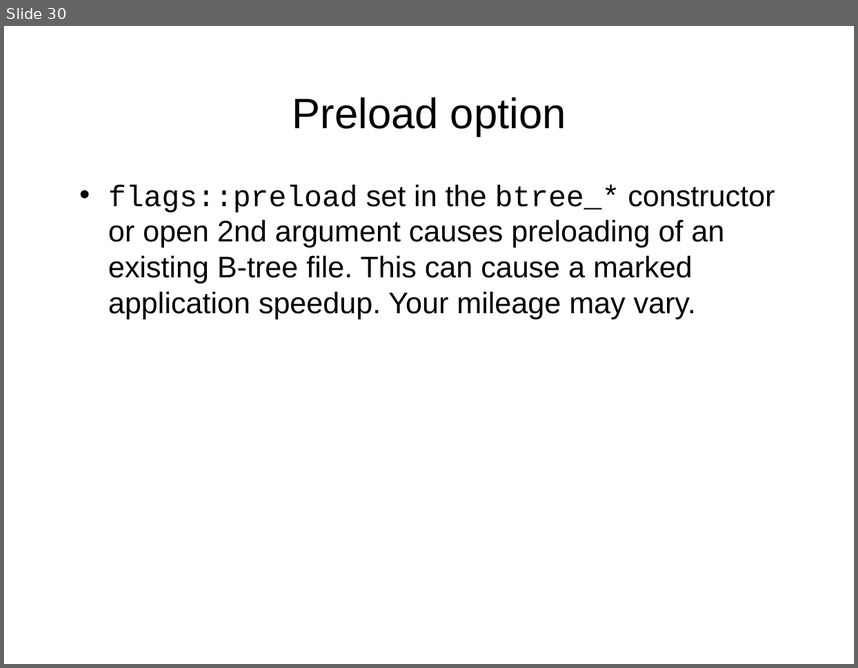
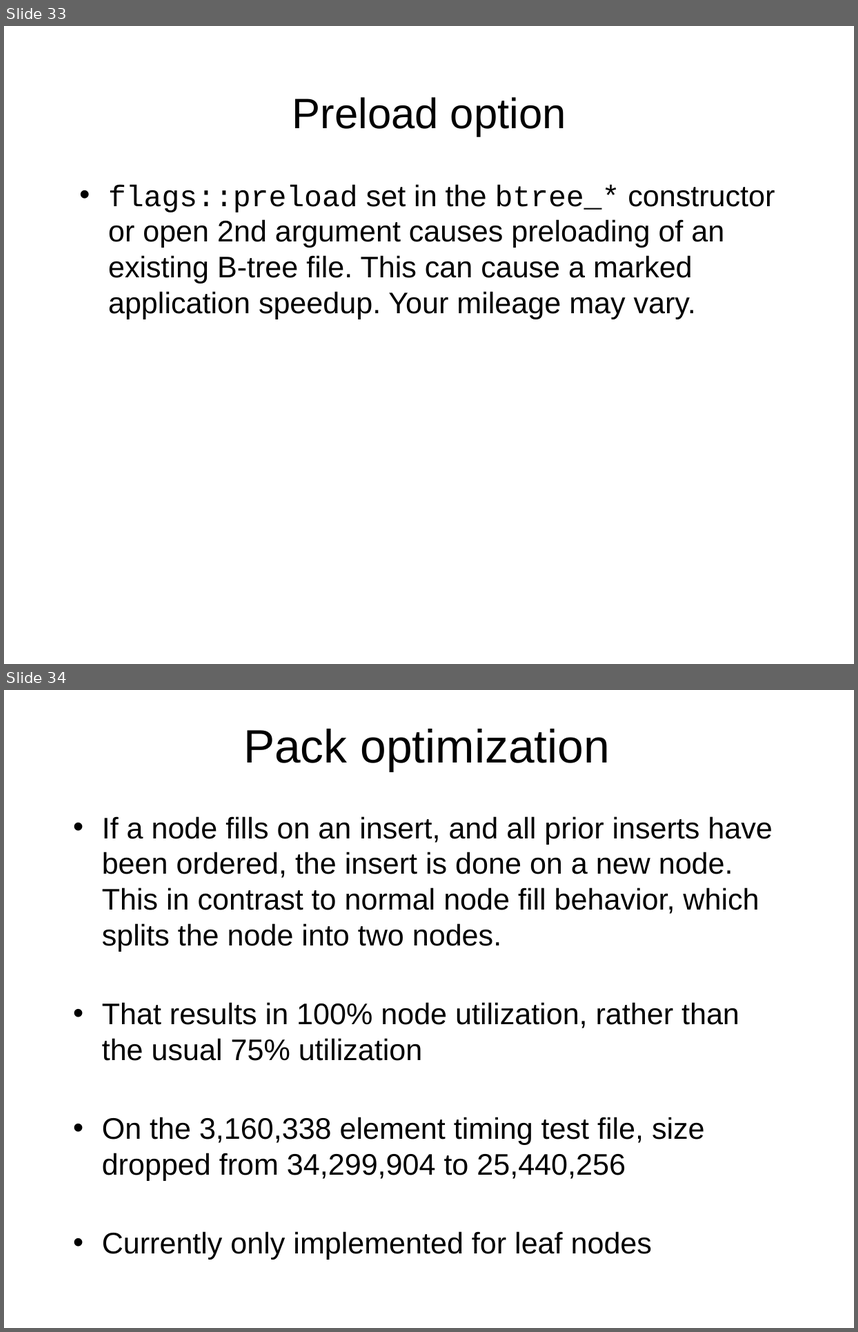
Before and after one commit to Beman/btree, a slide deck: libs/btree/doc/Proposed-B-tree-library.ppt. Shown one above the other, each under a label of ours: slide 30 before the commit, slides 33 and 34 after it. The pictures are 858x668 and 858x1332 pixels, drawn with LibreOffice and Linux fonts; fonts in the diff are those of the drawing; background and template pictures are left out. Boxes give left, top, right and bottom in pixels: in the first picture for what was removed or moved away, otherwise in the second. Text is boxed around its words. In the diff, an @@ line names an element or a change of style, - is before the commit and + after.

```diff
--- a/libs/btree/doc/Proposed-B-tree-library.ppt
+++ b/libs/btree/doc/Proposed-B-tree-library.ppt
@@ slide 34 added at [4,690,854,1328], background picture (left out) @@
@@ title added at [243,729,609,771], 44 pt, text #000000 @@
+Pack optimization
@@ text added at [102,816,772,1259], 28 pt, text #000000 @@
+• If a node fills on an insert, and all prior inserts have been ordered, the insert is done on a new node. This in contrast to normal node fill behavior, which splits the node into two nodes.
+• That results in 100% node utilization, rather than the usual 75% utilization
+• On the 3,160,338 element timing test file, size dropped from 34,299,904 to 25,440,256
+• Currently only implemented for leaf nodes
@@ what was slide 30 is now slide 33 @@
```
Also in this commit, not shown: 2 slides changed, 3 other slides added, 1 slide removed, 6 other files.
